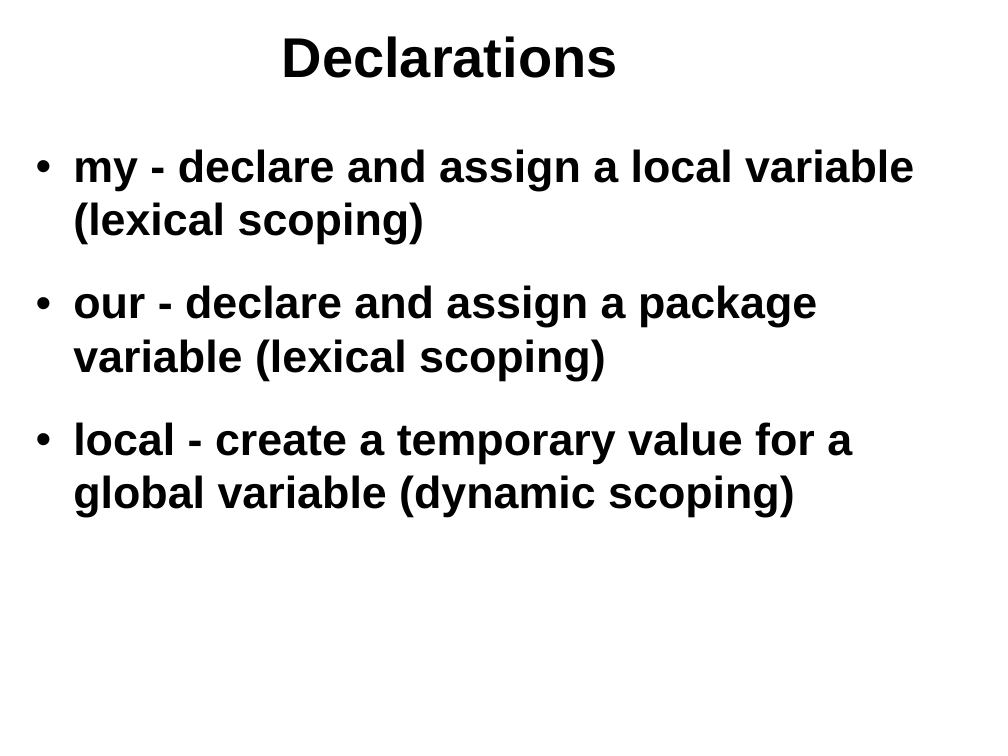
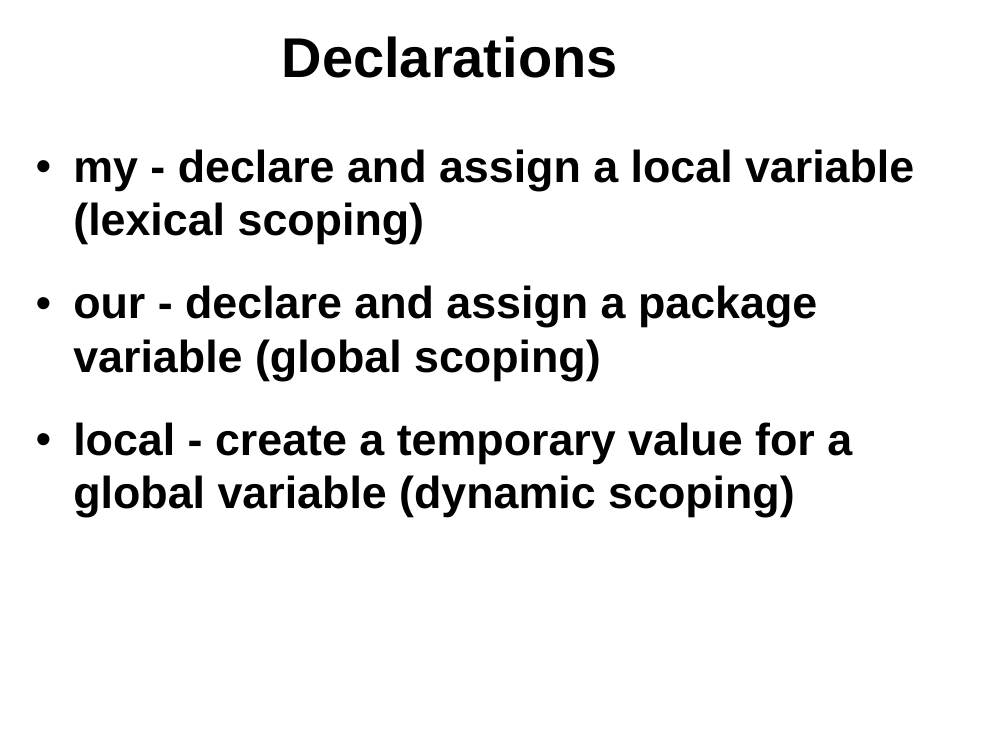
Before and after one commit to kberov/PerlProgrammingCourse, a slide deck: slide 19 of 07_subroutines.odp. Drawn at 1008x756 pixels with LibreOffice and Linux fonts; fonts in the diff are those of the drawing; background and template pictures are left out. Boxes give left, top, right and bottom in pixels: in the first picture for what was removed or moved away, otherwise in the second. Text is boxed around its words. In the diff, an @@ line names an element or a change of style, - is before the commit and + after.

```diff
--- a/07_subroutines.odp
+++ b/07_subroutines.odp
@@ text at bbox=[73, 285, 817, 381]: text changed @@
-• our - declare and assign a package variable (lexical scoping)
+• our - declare and assign a package variable (global scoping)
```
Also in this commit, not shown: 1 other slide changed, 2 other files.
